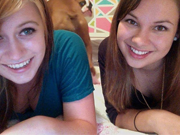
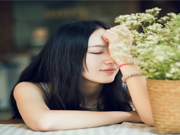
Revision of a layered (180, 135) image; what changed, layer by layer:
painted on "图层 1" over (0, 0, 180, 135)
